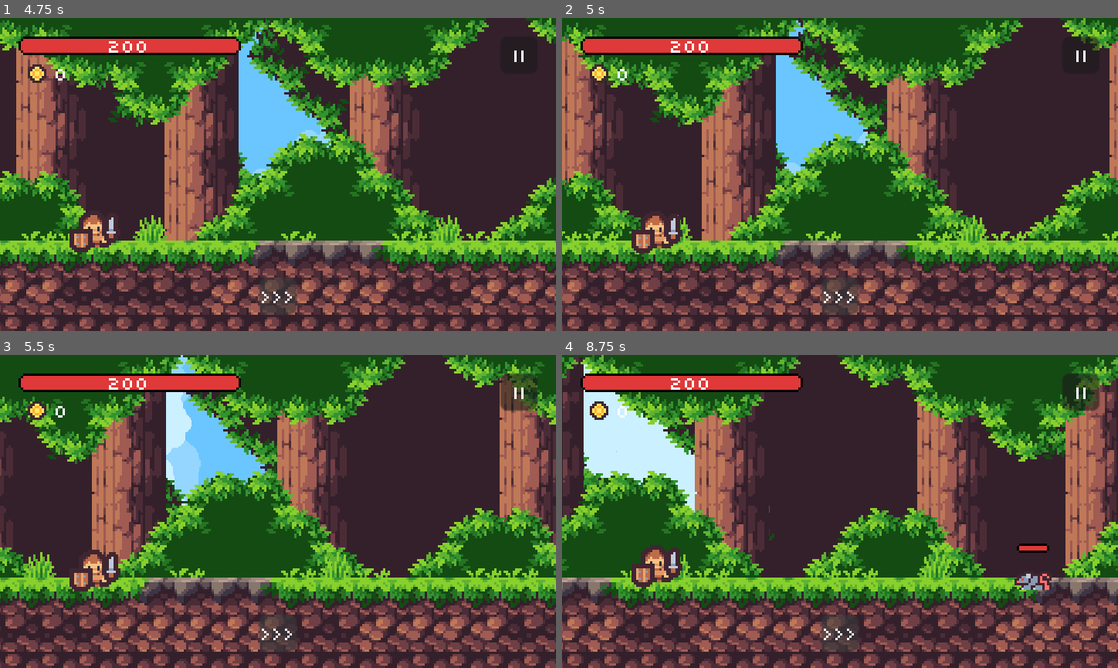
Above: before the commit, frames 1-4 (two rows, left to right).
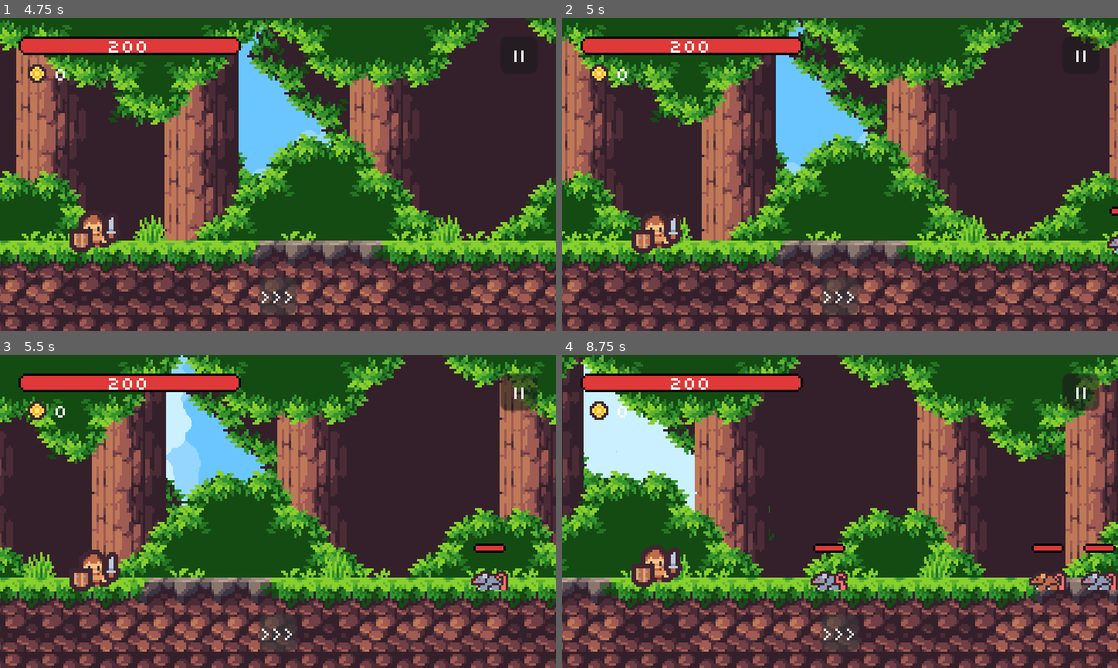
Above: after the commit, the same moments.

Repository: antronomo/RunningHalls
Game: Godot game, scene res://UIs/MenuScene.tscn
Same seed, same stepped clock (60 frames per second), same inputs: the game is played once before the commit and once after it. Sound files missing from this copy of the repository are replaced by a short silence.
Inputs:
- Up to frame 1 (4.75 s): click "START" at 0.5 s; click "NEW GAME" at 1.25 s; click "||" at 2 s; click "RESUME" at 2.75 s; click ">>" at 4.25 s
- Up to frame 2 (5 s): no input
- Up to frame 3 (5.5 s): click ">>>" at 5 s
- Up to frame 4 (8.75 s): click "||" at 5.75 s; click "RESUME" at 6.5 s; click ">>>" at 8 s

Frame 1 is identical in both runs. In frame 2, 0.1% of the frame differs, in the area x 98-100%, y 60-76%; in frame 3, 0.5%; in frame 4, 1.5%, in the area x 44-100%, y 60-76%.
Error in both runs: Invalid assignment on read-only value (on base: 'Dictionary'). (res://Scripts/OptionsMenu.gd:73)

Commit message:
multi jefes finales y estadísticas sin actualizar
otros dos bugs arreglados:
puede dar el caso en que eres derrotado cuando hay un jefe final en pantalla y al revivir invocaba otro, no generaba errores críticos pero ya está solucionado.
-las estadísticas de fin de partida (cuando derrotas al jefe final) no actualizaban correctamente dado que la función es llamada en el momento equivocado, también solucionado.

Diff:
--- a/Scripts/EnemySpawner.gd
+++ b/Scripts/EnemySpawner.gd
@@ -13,7 +13,7 @@
 
 
 var wave_list : Array
-var work : bool = false # Cambiado por Level0 al llegar al game_over
+var work : bool = true # Cambiado por Level0 al llegar al game_over
 
 
 signal generate_loot
--- a/Scripts/GameFinished.gd
+++ b/Scripts/GameFinished.gd
@@ -14,8 +14,6 @@
 	tab_container.current_tab = 0
 	max_atabs = tab_container.get_tab_count() - 1
 
-	current_game = Globals.current_game.duplicate()
-
 
 func _input(event : InputEvent) -> void:
 	if visible and event.is_action_pressed("input_accept"):
@@ -28,6 +26,7 @@
 
 
 func _on_visibility_changed() -> void:
+	current_game = Globals.current_game.duplicate()
 	if visible == true:
 		await get_tree().create_timer(0.1).timeout # Solucion de mierda para mal timing
 		stats_label.text = "attemps: " + str(current_game.game_info.tries) + "\n" \
--- a/Scripts/Level0.gd
+++ b/Scripts/Level0.gd
@@ -69,7 +69,8 @@
 
 	physic_ground.constant_linear_velocity.x = ground_speed
 
-	enemy_spawner.work = true
+	if current_wave < 100:
+		enemy_spawner.work = true
 
 
 # Llamado cuando el jugador manda la señal morido
